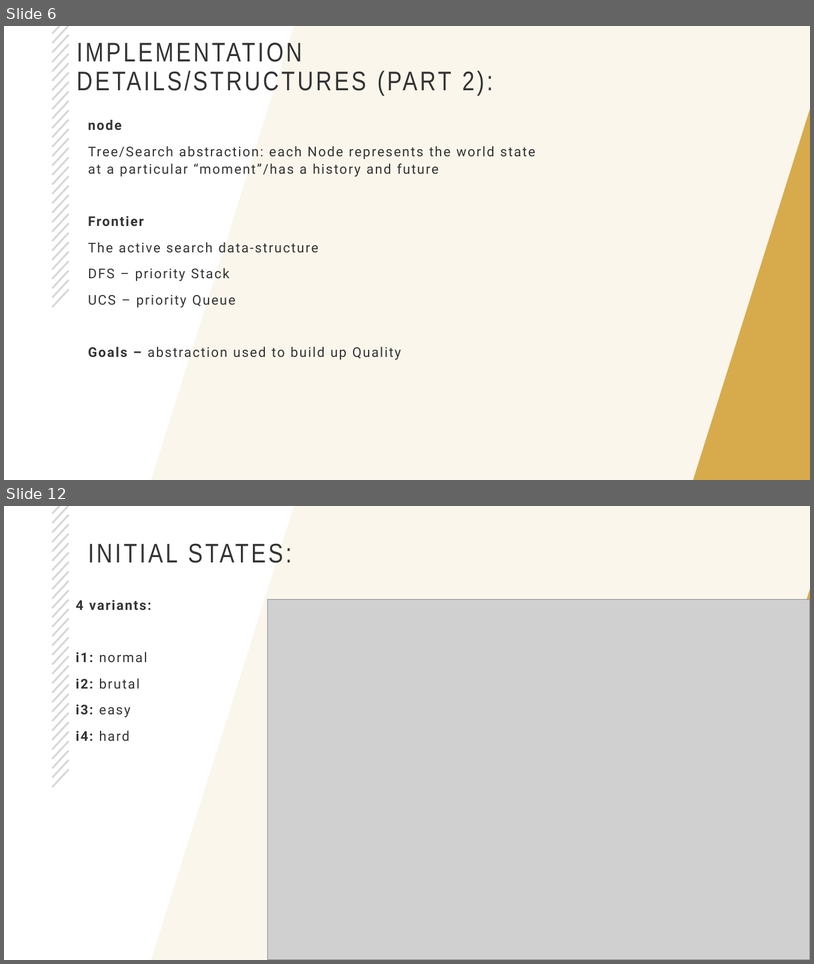
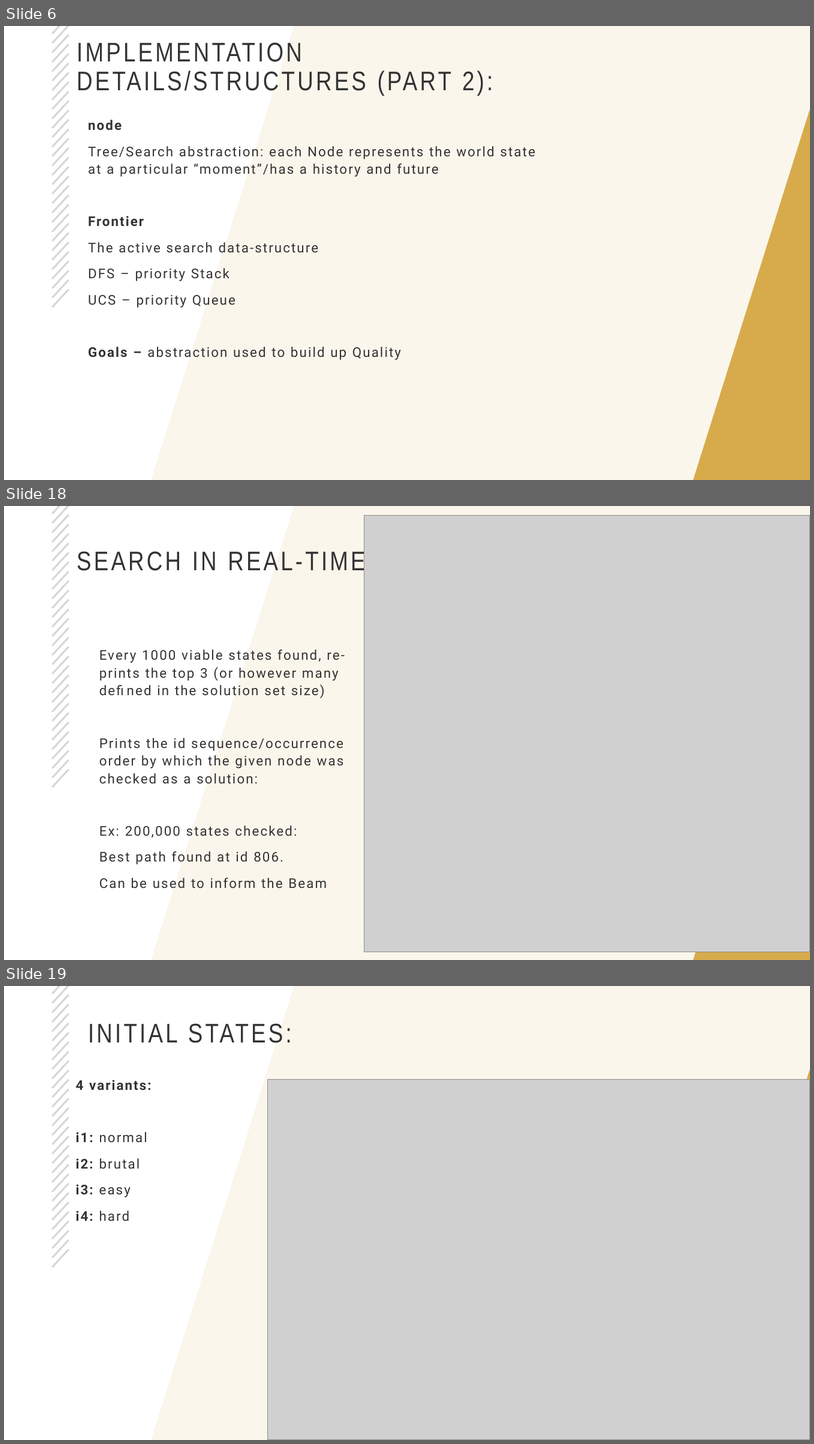
Before and after one commit to rich-java-dev/world-trade-ai-part1, a slide deck: CS5260-part1.pptx. Shown one above the other, each under a label of ours: slides 6 and 12 before the commit, slides 6, 18 and 19 after it; the slides between them are not shown. The pictures are 814x964 and 814x1444 pixels, drawn with LibreOffice and Linux fonts; fonts in the diff are those of the drawing; grey boxes stand for pictures; background and template pictures are left out. Boxes give left, top, right and bottom in pixels: in the first picture for what was removed or moved away, otherwise in the second. Text is boxed around its words. In the diff, an @@ line names an element or a change of style, - is before the commit and + after.

```diff
--- a/CS5260-part1.pptx
+++ b/CS5260-part1.pptx
@@ slide 18 added at [4, 506, 810, 960], background #FFFFFF; not listed: 32 template elements that a slide beside it also shows @@
@@ picture added at [365, 516, 810, 952] @@
@@ title added at [77, 549, 374, 576], 32 pt, text #333333 @@
+SEARCH IN REAL-TIME:
@@ text added at [99, 649, 345, 888], 16 pt, text #333333 @@
+Every 1000 viable states found, re-prints the top 3 (or however many defined in the solution set size)
+Prints the id sequence/occurrence order by which the given node was checked as a solution:
+Ex: 200,000 states checked:
+Best path found at id 806.
+Can be used to inform the Beam
@@ what was slide 12 is now slide 19 @@
```
Also in this commit, not shown: 3 slides changed, 15 other slides added, 5 slides removed, 15 other files.
